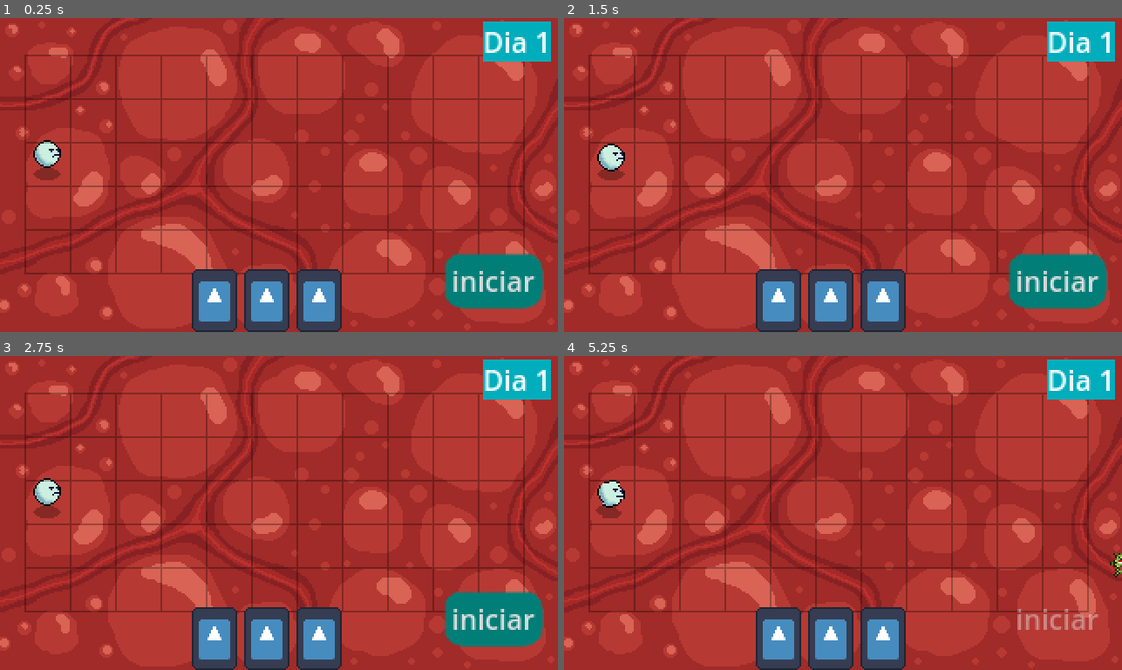
Above: before the commit, frames 1-4 (two rows, left to right).
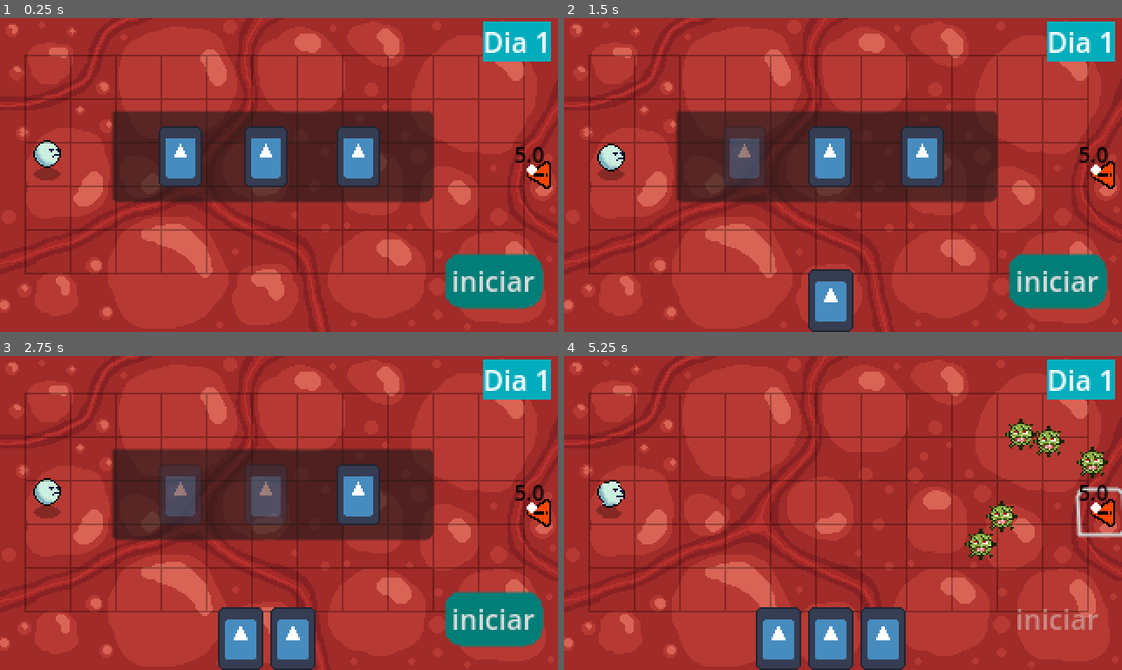
Above: after the commit, the same moments.

Repository: NatanaelSantos2/JogoZumbie
Game: Godot game, scene res://main.tscn
The game is run twice, just before and just after one commit, with the same random seed, the same clock (stepped at 60 frames per second) and the same inputs. The engine's default icon, where the game draws it, is replaced by a stand-in: a white triangle on a blue panel in a dark square.
Inputs (mouse positions are in pixels of both pictures, inside the frame that each line leads up to):
- Up to frame 1 (0.25 s): no input
- Up to frame 2 (1.5 s): click (1099, 175) at 0.5 s, where only the run after the commit has a clickable "5.0"; click (742, 156) at 1.27 s
- Up to frame 3 (2.75 s): click (267, 494) at 2.02 s
- Up to frame 4 (5.25 s): click (921, 494) at 2.77 s; click "iniciar" at 3.5 s; click (1099, 513) at 4.25 s, where only the run after the commit has a clickable "5.0"; click (1099, 513) at 5 s, where only the run after the commit has a clickable "5.0"

The runs differ from the first frame. In frame 1, 22% of the frame differs, in the area x 20-99%, y 29-100%; in frame 2, 21%; in frame 3, 22%; in frame 4, 2.4%.

Commit message:
cartas na mao

Diff:
--- a/Data/turnosFase1.json
+++ b/Data/turnosFase1.json
@@ -1,52 +1,102 @@
 {
-  "1": {
-	"quantidade": 5,
-	"vida": 100,
-	"forca": 10
-  },
-  "2": {
-	"quantidade": 10,
-	"vida": 120,
-	"forca": 15
-  },
-  "3": {
-	"quantidade": 15,
-	"vida": 100,
-	"forca": 10
-  },
-  "4": {
-	"quantidade": 20,
-	"vida": 120,
-	"forca": 15
-  },
-  "5": {
-	"quantidade": 25,
-	"vida": 100,
-	"forca": 10
-  },
-  "6": {
-	"quantidade": 30,
-	"vida": 120,
-	"forca": 15
-  },
-  "7": {
-	"quantidade": 35,
-	"vida": 100,
-	"forca": 10
-  },
-  "8": {
-	"quantidade": 40,
-	"vida": 120,
-	"forca": 15
-  },
-  "9": {
-	"quantidade": 45,
-	"vida": 100,
-	"forca": 10
-  },
-  "10": {
-	"quantidade": 50,
-	"vida": 120,
-	"forca": 15
-  }
+	"1": {
+		"quantidade": 5,
+		"vida": 100,
+		"forca": 1
+	},
+	"2": {
+		"quantidade": 10,
+		"vida": 120,
+		"forca": 10
+	},
+	"3": {
+		"quantidade": 15,
+		"vida": 100,
+		"forca": 15
+	},
+	"4": {
+		"quantidade": 20,
+		"vida": 120,
+		"forca": 15
+	},
+	"5": {
+		"quantidade": 25,
+		"vida": 100,
+		"forca": 10
+	},
+	"6": {
+		"quantidade": 30,
+		"vida": 120,
+		"forca": 15
+	},
+	"7": {
+		"quantidade": 35,
+		"vida": 100,
+		"forca": 10
+	},
+	"8": {
+		"quantidade": 40,
+		"vida": 120,
+		"forca": 15
+	},
+	"9": {
+		"quantidade": 45,
+		"vida": 100,
+		"forca": 10
+	},
+	"10": {
+		"quantidade": 50,
+		"vida": 120,
+		"forca": 15
+	},
+	"11": {
+		"quantidade": 5,
+		"vida": 100,
+		"forca": 10
+	},
+	"12": {
+		"quantidade": 10,
+		"vida": 120,
+		"forca": 15
+	},
+	"13": {
+		"quantidade": 15,
+		"vida": 100,
+		"forca": 10
+	},
+	"14": {
+		"quantidade": 20,
+		"vida": 20,
+		"forca": 15
+	},
+	"15": {
+		"quantidade": 25,
+		"vida": 100,
+		"forca": 10
+	},
+	"16": {
+		"quantidade": 30,
+		"vida": 120,
+		"forca": 15
+	},
+	"17": {
+		"quantidade": 35,
+		"vida": 100,
+		"forca": 10
+	},
+	"18": {
+		"quantidade": 40,
+		"vida": 120,
+		"forca": 15
+	},
+	"19": {
+		"quantidade": 45,
+		"vida": 100,
+		"forca": 10
+	},
+	"20": {
+		"quantidade": 50,
+		"vida": 1200,
+		"forca": 20
+	}
 }
--- a/Scene/Player/player.tscn
+++ b/Scene/Player/player.tscn
@@ -29,7 +29,7 @@
 "speed": 5.0
 }]
 
-[node name="Player" type="CharacterBody2D"]
+[node name="Player" type="CharacterBody2D" groups=["construcoes"]]
 script = ExtResource("1_88wa8")
 BULLET = ExtResource("2_ewflj")
 
--- a/Script/Cartas/card_1.gd
+++ b/Script/Cartas/card_1.gd
@@ -1,8 +1,6 @@
 extends Sprite2D
 
 @export var spawn_scene: PackedScene  # ex: res://Scene/casa.tscn, torre.tscn etc.
-@onready var collision: CollisionShape2D = $Area/Collision
-@onready var area: Area2D = $Area
 
 var deck: Node2D
 var drag_start_pos: Vector2
--- a/Script/Player/balla.gd
+++ b/Script/Player/balla.gd
@@ -1,7 +1,7 @@
 extends Area2D
 
 @export var speed: float = 600.0
-@export var dano: int = 100
+@export var dano: int = 10
 
 func _physics_process(delta: float) -> void:
 	position += transform.x * speed * delta
--- a/Script/Player/player.gd
+++ b/Script/Player/player.gd
@@ -56,5 +56,4 @@
 	target = closest
 
 func _on_timer_timeout() -> void:
-	print("Recarga concluída.")
 	raycast.enabled = true
--- a/Script/TurnManager/turn_manager.gd
+++ b/Script/TurnManager/turn_manager.gd
@@ -3,6 +3,11 @@
 @onready var spawner: Node2D = $"../ZumbiSpawner"
 @onready var botao_turno: Button = $"../ButtonStartTurn"
 @onready var label: Label = $"../Label"
+@onready var labelUI: Label = $"../Control/CanvasLayer/alerta/Label"
+@onready var cartas: Node2D = $"../Cartas"
+@onready var button: Button = $"../Cartas/Panel/Button"
+@onready var button_2: Button = $"../Cartas/Panel/Button2"
+@onready var button_3: Button = $"../Cartas/Panel/Button3"
 
 var dados_turnos = {}
 var turno_atual = 1
@@ -30,6 +35,22 @@
 	print("🎴 Planejamento do turno ", turno_atual)
 	label.text = "Dia " + str(turno_atual)
 
+	var dados = dados_turnos.get(str(turno_atual))
+
+	cartas.visible = false
+
+	if dados:
+		labelUI.text = str(dados_turnos[str(turno_atual)]["quantidade"])
+	else:
+		print("🚫 Sem dados para o turno ", turno_atual)
+
+
+
+	cartas.visible = true
+	button.disabled = false
+	button_2.disabled = false
+	button_3.disabled = false
+
 func iniciar_turno():
 	if fase_atual != FaseTurno.PLANEJAMENTO or turno_em_andamento:
 		return
@@ -39,6 +60,9 @@
 	botao_turno.disabled = true
 
 	var dados = dados_turnos.get(str(turno_atual))
+
+	cartas.visible = false
+
 	if dados:
 		spawner.spawnar_zumbis(dados["quantidade"], dados["vida"], dados["forca"])
 	else:
--- /dev/null
+++ b/carta.gd
@@ -0,0 +1,28 @@
+extends Node2D
+@onready var button: Button = $Panel/Button
+@onready var button_2: Button = $Panel/Button2
+@onready var button_3: Button = $Panel/Button3
+@export var hand_node_path: NodePath  # Caminho para o nó da mão (Node2D)
+@export var spawn_scene: PackedScene  # Cena que será adicionada
+
+func _on_button_pressed() -> void:
+	button.disabled = true
+	add_to_hand()
+
+func _on_button_2_pressed() -> void:
+	button_2.disabled = true
+	add_to_hand()
+
+func _on_button_3_pressed() -> void:
+	button_3.disabled = true
+	add_to_hand()
+
+func add_to_hand() -> void:
+	var hand = get_node_or_null(hand_node_path)
+	if hand == null:
+		print("Erro: caminho da mão não definido!")
+		return
+
+	# Cria uma instância da cena
+	var new_card = spawn_scene.instantiate()
+	hand.add_child(new_card)
--- /dev/null
+++ b/carta1.tscn
@@ -0,0 +1,11 @@
+[gd_scene load_steps=4 format=3 uid="uid://cs24rr88bdwre"]
+
+[ext_resource type="Texture2D" uid="uid://cyb2i623jlxf5" path="res://icon.svg" id="1_mnssj"]
+[ext_resource type="Script" uid="uid://wjtojwl21dr1" path="res://Script/Cartas/card_1.gd" id="2_4nvh8"]
+[ext_resource type="PackedScene" uid="uid://dqp4b66aor6fv" path="res://Scene/torre.tscn" id="3_q5afh"]
+
+[node name="carta1" type="Sprite2D"]
+scale = Vector2(0.2, 0.274)
+texture = ExtResource("1_mnssj")
+script = ExtResource("2_4nvh8")
+spawn_scene = ExtResource("3_q5afh")
--- a/controlTest.tscn
+++ b/controlTest.tscn
@@ -1,18 +1,7 @@
-[gd_scene load_steps=8 format=3 uid="uid://o5u5psar1s8j"]
+[gd_scene load_steps=3 format=3 uid="uid://o5u5psar1s8j"]
 
 [ext_resource type="Script" uid="uid://541ydmskdud6" path="res://deck.gd" id="1_10lg0"]
-[ext_resource type="Script" uid="uid://wjtojwl21dr1" path="res://Script/Cartas/card_1.gd" id="1_upnkn"]
-[ext_resource type="Texture2D" uid="uid://cyb2i623jlxf5" path="res://icon.svg" id="2_gil0u"]
-[ext_resource type="PackedScene" uid="uid://dqp4b66aor6fv" path="res://Scene/torre.tscn" id="4_4rq2b"]
-
-[sub_resource type="RectangleShape2D" id="RectangleShape2D_tt27f"]
-size = Vector2(85.3333, 90.5366)
-
-[sub_resource type="RectangleShape2D" id="RectangleShape2D_r7g4d"]
-size = Vector2(90, 94.8905)
-
-[sub_resource type="RectangleShape2D" id="RectangleShape2D_10lg0"]
-size = Vector2(90, 98.5403)
+[ext_resource type="Texture2D" uid="uid://cgk1wc6o1j7w3" path="res://alerta1.png" id="5_gil0u"]
 
 [node name="Control" type="Control"]
 layout_mode = 3
@@ -28,45 +17,34 @@
 position = Vector2(153, 162)
 script = ExtResource("1_10lg0")
 
-[node name="carta1" type="Sprite2D" parent="CanvasLayer/Deck"]
-scale = Vector2(0.2, 0.274)
-texture = ExtResource("2_gil0u")
-script = ExtResource("1_upnkn")
-spawn_scene = ExtResource("4_4rq2b")
+[node name="alerta" type="Button" parent="CanvasLayer"]
+anchors_preset = 6
+anchor_left = 1.0
+anchor_top = 0.5
+anchor_right = 1.0
+anchor_bottom = 0.5
+offset_left = -24.0
+offset_top = 12.0
+offset_bottom = 36.0
+grow_horizontal = 0
+grow_vertical = 2
+rotation = -1.5708
+icon = ExtResource("5_gil0u")
+flat = true
 
-[node name="Area" type="Area2D" parent="CanvasLayer/Deck/carta1"]
-
-[node name="Collision" type="CollisionShape2D" parent="CanvasLayer/Deck/carta1/Area"]
-position = Vector2(-4.26666, -1.56094)
-shape = SubResource("RectangleShape2D_tt27f")
-
-[node name="carta2" type="Sprite2D" parent="CanvasLayer/Deck"]
-scale = Vector2(0.2, 0.274)
-texture = ExtResource("2_gil0u")
-script = ExtResource("1_upnkn")
-spawn_scene = ExtResource("4_4rq2b")
-
-[node name="Area" type="Area2D" parent="CanvasLayer/Deck/carta2"]
-
-[node name="Collision" type="CollisionShape2D" parent="CanvasLayer/Deck/carta2/Area"]
-position = Vector2(0.000183105, 0)
-shape = SubResource("RectangleShape2D_r7g4d")
-
-[node name="carta3" type="Sprite2D" parent="CanvasLayer/Deck"]
-scale = Vector2(0.2, 0.274)
-texture = ExtResource("2_gil0u")
-script = ExtResource("1_upnkn")
-spawn_scene = ExtResource("4_4rq2b")
-
-[node name="Area" type="Area2D" parent="CanvasLayer/Deck/carta3"]
-
-[node name="Collision" type="CollisionShape2D" parent="CanvasLayer/Deck/carta3/Area"]
-position = Vector2(6.10352e-05, -1.82489)
-shape = SubResource("RectangleShape2D_10lg0")
-
-[connection signal="area_entered" from="CanvasLayer/Deck/carta1/Area" to="CanvasLayer/Deck/carta1" method="_on_area_area_entered"]
-[connection signal="area_exited" from="CanvasLayer/Deck/carta1/Area" to="CanvasLayer/Deck/carta1" method="_on_area_area_exited"]
-[connection signal="area_entered" from="CanvasLayer/Deck/carta2/Area" to="CanvasLayer/Deck/carta2" method="_on_area_area_entered"]
-[connection signal="area_exited" from="CanvasLayer/Deck/carta2/Area" to="CanvasLayer/Deck/carta2" method="_on_area_area_exited"]
-[connection signal="area_entered" from="CanvasLayer/Deck/carta3/Area" to="CanvasLayer/Deck/carta3" method="_on_area_area_entered"]
-[connection signal="area_exited" from="CanvasLayer/Deck/carta3/Area" to="CanvasLayer/Deck/carta3" method="_on_area_area_exited"]
+[node name="Label" type="Label" parent="CanvasLayer/alerta"]
+layout_mode = 1
+anchors_preset = 8
+anchor_left = 0.5
+anchor_top = 0.5
+anchor_right = 0.5
+anchor_bottom = 0.5
+offset_left = 21.0
+offset_top = -13.0
+offset_right = 36.0
+offset_bottom = 4.0
+grow_horizontal = 2
+grow_vertical = 2
+rotation = 1.5708
+theme_override_colors/font_color = Color(0, 0, 0, 1)
+theme_override_font_sizes/font_size = 12
--- a/main.tscn
+++ b/main.tscn
@@ -7,7 +7,10 @@
 [ext_resource type="PackedScene" uid="uid://djaxbm0qo30wc" path="res://Scene/virus.tscn" id="3_h2yge"]
 [ext_resource type="Script" uid="uid://bp4maygouvbkc" path="res://Script/button.gd" id="6_7mycd"]
 [ext_resource type="Texture2D" uid="uid://caly4fpa5ovas" path="res://Assets/Sprite2D/Grid.png" id="7_272bh"]
+[ext_resource type="Texture2D" uid="uid://cyb2i623jlxf5" path="res://icon.svg" id="9_4c57u"]
+[ext_resource type="Script" uid="uid://pangp713f4sd" path="res://carta.gd" id="9_efxa6"]
 [ext_resource type="PackedScene" uid="uid://o5u5psar1s8j" path="res://controlTest.tscn" id="9_kek77"]
+[ext_resource type="PackedScene" uid="uid://cs24rr88bdwre" path="res://carta1.tscn" id="10_efxa6"]
 
 [sub_resource type="StyleBoxEmpty" id="StyleBoxEmpty_4c57u"]
 
@@ -32,6 +35,12 @@
 
 [sub_resource type="StyleBoxFlat" id="StyleBoxFlat_7mycd"]
 bg_color = Color(0, 0.678865, 0.738374, 1)
+
+[sub_resource type="StyleBoxEmpty" id="StyleBoxEmpty_efxa6"]
+
+[sub_resource type="StyleBoxEmpty" id="StyleBoxEmpty_dg77c"]
+
+[sub_resource type="StyleBoxEmpty" id="StyleBoxEmpty_ycdy4"]
 
 [node name="Main" type="Node2D"]
 
@@ -76,19 +85,139 @@
 [node name="Slots" type="Node2D" parent="."]
 
 [node name="slot1" type="Node2D" parent="Slots" groups=["slots"]]
+position = Vector2(53, 24)
+
+[node name="slot2" type="Node2D" parent="Slots" groups=["slots"]]
+position = Vector2(53, 49)
+
+[node name="slot3" type="Node2D" parent="Slots" groups=["slots"]]
+position = Vector2(53, 75)
+
+[node name="slot4" type="Node2D" parent="Slots" groups=["slots"]]
+position = Vector2(53, 100)
+
+[node name="slot5" type="Node2D" parent="Slots" groups=["slots"]]
+position = Vector2(54, 124)
+
+[node name="slot6" type="Node2D" parent="Slots" groups=["slots"]]
 position = Vector2(79, 24)
 
-[node name="slot2" type="Node2D" parent="Slots" groups=["slots"]]
+[node name="slot7" type="Node2D" parent="Slots" groups=["slots"]]
 position = Vector2(79, 49)
 
-[node name="slot3" type="Node2D" parent="Slots" groups=["slots"]]
+[node name="slot8" type="Node2D" parent="Slots" groups=["slots"]]
 position = Vector2(79, 75)
 
-[node name="slot4" type="Node2D" parent="Slots" groups=["slots"]]
+[node name="slot9" type="Node2D" parent="Slots" groups=["slots"]]
 position = Vector2(79, 100)
 
-[node name="slot5" type="Node2D" parent="Slots" groups=["slots"]]
+[node name="slot10" type="Node2D" parent="Slots" groups=["slots"]]
 position = Vector2(80, 124)
+
+[node name="slot11" type="Node2D" parent="Slots" groups=["slots"]]
+position = Vector2(105, 24)
+
+[node name="slot12" type="Node2D" parent="Slots" groups=["slots"]]
+position = Vector2(105, 49)
+
+[node name="slot13" type="Node2D" parent="Slots" groups=["slots"]]
+position = Vector2(105, 75)
+
+[node name="slot14" type="Node2D" parent="Slots" groups=["slots"]]
+position = Vector2(105, 100)
+
+[node name="slot15" type="Node2D" parent="Slots" groups=["slots"]]
+position = Vector2(106, 124)
+
+[node name="slot16" type="Node2D" parent="Slots" groups=["slots"]]
+position = Vector2(131, 24)
+
+[node name="slot17" type="Node2D" parent="Slots" groups=["slots"]]
+position = Vector2(131, 49)
+
+[node name="slot18" type="Node2D" parent="Slots" groups=["slots"]]
+position = Vector2(131, 75)
+
+[node name="slot19" type="Node2D" parent="Slots" groups=["slots"]]
+position = Vector2(131, 100)
+
+[node name="slot20" type="Node2D" parent="Slots" groups=["slots"]]
+position = Vector2(132, 124)
+
+[node name="slot21" type="Node2D" parent="Slots" groups=["slots"]]
+position = Vector2(157, 24)
+
+[node name="slot22" type="Node2D" parent="Slots" groups=["slots"]]
+position = Vector2(157, 49)
+
+[node name="slot23" type="Node2D" parent="Slots" groups=["slots"]]
+position = Vector2(157, 75)
+
+[node name="slot24" type="Node2D" parent="Slots" groups=["slots"]]
+position = Vector2(157, 100)
+
+[node name="slot25" type="Node2D" parent="Slots" groups=["slots"]]
+position = Vector2(158, 124)
+
+[node name="slot26" type="Node2D" parent="Slots" groups=["slots"]]
+position = Vector2(183, 24)
+
+[node name="slot27" type="Node2D" parent="Slots" groups=["slots"]]
+position = Vector2(183, 49)
+
+[node name="slot28" type="Node2D" parent="Slots" groups=["slots"]]
+position = Vector2(183, 75)
+
+[node name="slot29" type="Node2D" parent="Slots" groups=["slots"]]
+position = Vector2(183, 100)
+
+[node name="slot30" type="Node2D" parent="Slots" groups=["slots"]]
+position = Vector2(184, 124)
+
+[node name="slot31" type="Node2D" parent="Slots" groups=["slots"]]
+position = Vector2(209, 24)
+
+[node name="slot32" type="Node2D" parent="Slots" groups=["slots"]]
+position = Vector2(209, 49)
+
+[node name="slot33" type="Node2D" parent="Slots" groups=["slots"]]
+position = Vector2(209, 75)
+
+[node name="slot34" type="Node2D" parent="Slots" groups=["slots"]]
+position = Vector2(209, 100)
+
+[node name="slot35" type="Node2D" parent="Slots" groups=["slots"]]
+position = Vector2(210, 124)
+
+[node name="slot36" type="Node2D" parent="Slots" groups=["slots"]]
+position = Vector2(235, 24)
+
+[node name="slot37" type="Node2D" parent="Slots" groups=["slots"]]
+position = Vector2(235, 49)
+
+[node name="slot38" type="Node2D" parent="Slots" groups=["slots"]]
+position = Vector2(235, 75)
+
+[node name="slot39" type="Node2D" parent="Slots" groups=["slots"]]
+position = Vector2(235, 100)
+
+[node name="slot40" type="Node2D" parent="Slots" groups=["slots"]]
+position = Vector2(236, 124)
+
+[node name="slot41" type="Node2D" parent="Slots" groups=["slots"]]
+position = Vector2(260, 24)
+
+[node name="slot42" type="Node2D" parent="Slots" groups=["slots"]]
+position = Vector2(260, 49)
+
+[node name="slot43" type="Node2D" parent="Slots" groups=["slots"]]
+position = Vector2(260, 75)
+
+[node name="slot44" type="Node2D" parent="Slots" groups=["slots"]]
+position = Vector2(260, 100)
+
+[node name="slot45" type="Node2D" parent="Slots" groups=["slots"]]
+position = Vector2(261, 124)
 
 [node name="Label" type="Label" parent="."]
 z_index = 2
@@ -105,4 +234,61 @@
 
 [node name="Control" parent="." instance=ExtResource("9_kek77")]
 
+[node name="Cartas" type="Node2D" parent="."]
+visible = false
+script = ExtResource("9_efxa6")
+hand_node_path = NodePath("../Control/CanvasLayer/Deck")
+spawn_scene = ExtResource("10_efxa6")
+
+[node name="Panel" type="Panel" parent="Cartas"]
+anchors_preset = 8
+anchor_left = 0.5
+anchor_top = 0.5
+anchor_right = 0.5
+anchor_bottom = 0.5
+offset_left = 64.0
+offset_top = 53.0
+offset_right = 248.0
+offset_bottom = 105.0
+grow_horizontal = 2
+grow_vertical = 2
+
+[node name="Button" type="Button" parent="Cartas/Panel"]
+layout_mode = 0
+offset_left = 26.0
+offset_top = 8.0
+offset_right = 162.0
+offset_bottom = 144.0
+scale = Vector2(0.2, 0.274)
+theme_override_styles/focus = SubResource("StyleBoxEmpty_efxa6")
+icon = ExtResource("9_4c57u")
+flat = true
+
+[node name="Button2" type="Button" parent="Cartas/Panel"]
+layout_mode = 0
+offset_left = 75.0
+offset_top = 8.0
+offset_right = 211.0
+offset_bottom = 144.0
+scale = Vector2(0.2, 0.274)
+theme_override_styles/focus = SubResource("StyleBoxEmpty_dg77c")
+icon = ExtResource("9_4c57u")
+flat = true
+
+[node name="Button3" type="Button" parent="Cartas/Panel"]
+layout_mode = 0
+offset_left = 128.0
+offset_top = 8.0
+offset_right = 264.0
+offset_bottom = 144.0
+scale = Vector2(0.2, 0.274)
+theme_override_styles/focus = SubResource("StyleBoxEmpty_ycdy4")
+icon = ExtResource("9_4c57u")
+flat = true
+
 [connection signal="pressed" from="ButtonStartTurn" to="ButtonStartTurn" method="_on_pressed"]
+[connection signal="pressed" from="Cartas/Panel/Button" to="Cartas" method="_on_button_pressed"]
+[connection signal="pressed" from="Cartas/Panel/Button2" to="Cartas" method="_on_button_2_pressed"]
+[connection signal="pressed" from="Cartas/Panel/Button3" to="Cartas" method="_on_button_3_pressed"]
+
+[editable path="Control"]
Renamed: cartas.json -> Data/cartas.json
Renamed: tropas.json -> Data/tropas.json
Binary file removed: Sprite-0001.png
Binary file added: alerta1.png
Not shown, changed: alerta1.png.import
Not shown, added: carta.gd.uid
Not shown: 1 places in main.tscn that only renumber resources
